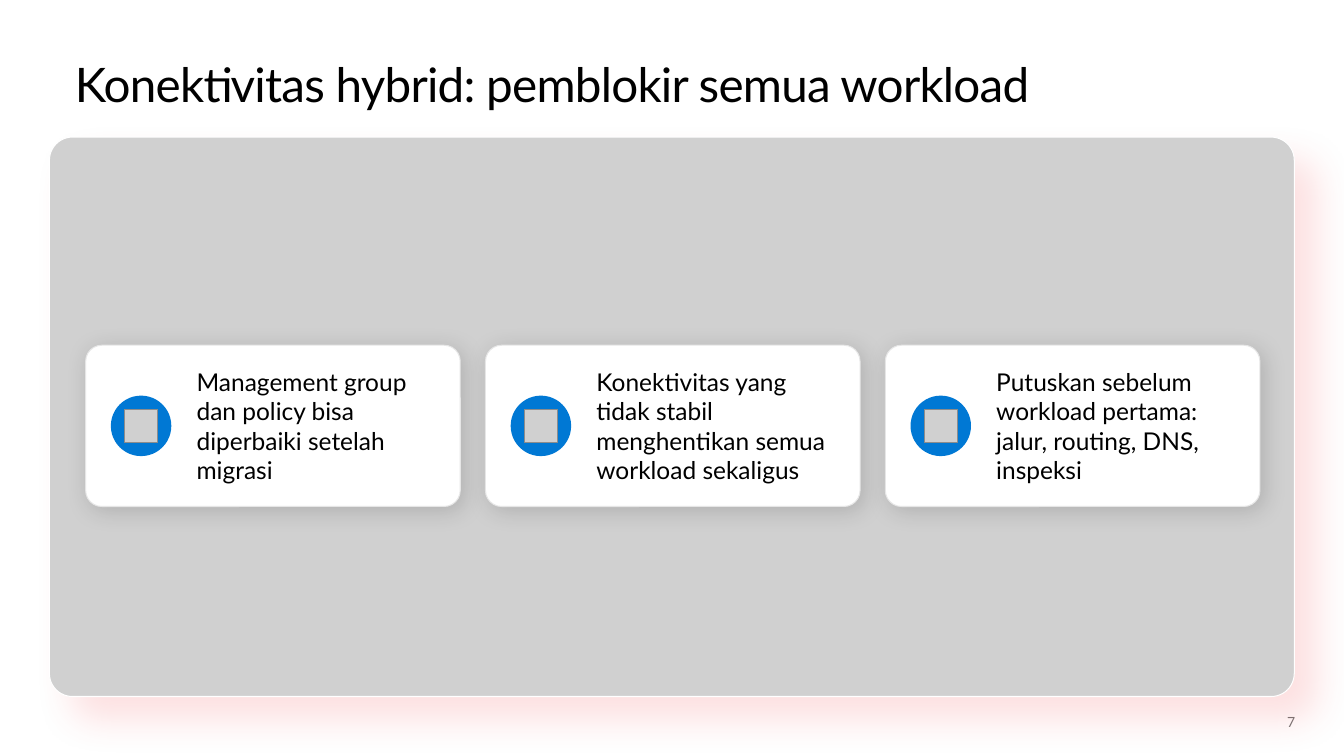
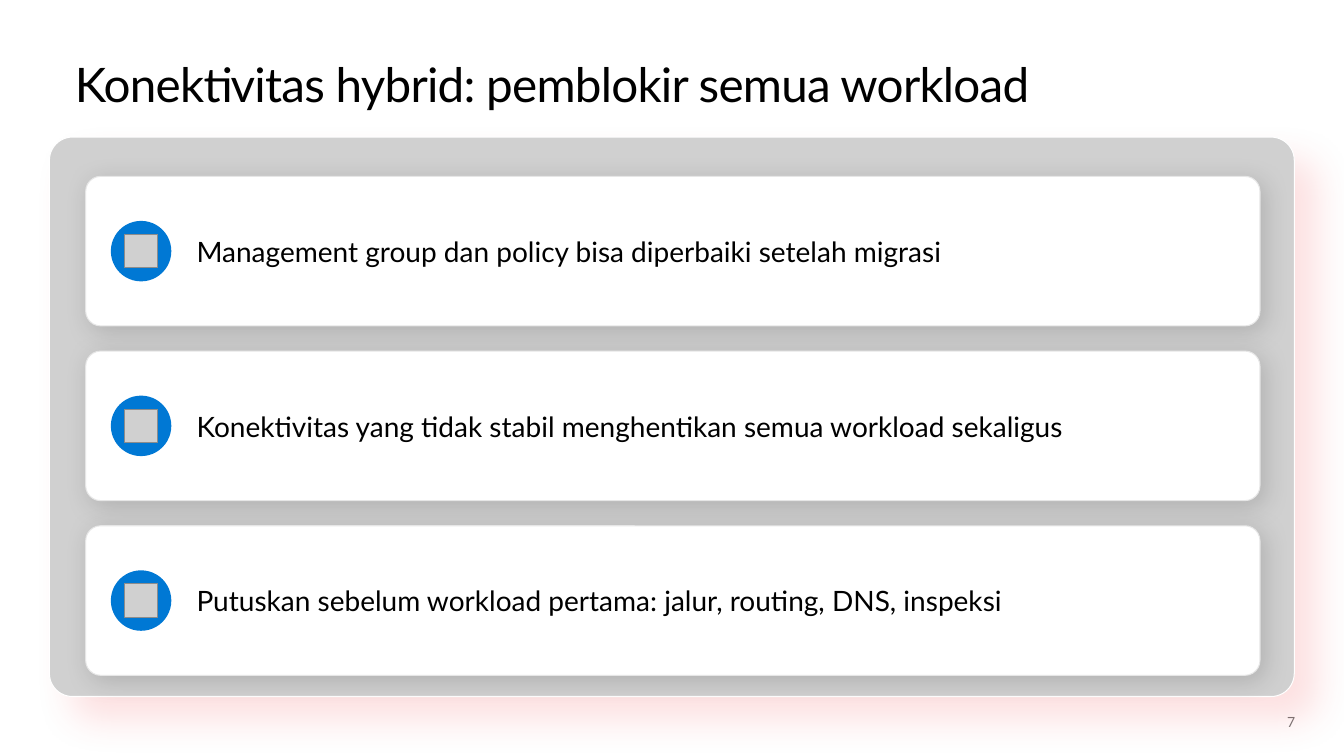
Before and after one commit to medisa-aris/azure-landing-zone-training, a slide deck: slide 7 of slides/pptx/slide_day04_hybrid-connectivity-operations.pptx. Drawn at 1344x756 pixels with LibreOffice and Linux fonts; fonts in the diff are those of the drawing; grey boxes stand for pictures; background and template pictures are left out. Boxes give left, top, right and bottom in pixels: in the first picture for what was removed or moved away, otherwise in the second. Text is boxed around its words. In the diff, an @@ line names an element or a change of style, - is before the commit and + after.

```diff
--- a/slides/pptx/slide_day04_hybrid-connectivity-operations.pptx
+++ b/slides/pptx/slide_day04_hybrid-connectivity-operations.pptx
@@ rounded rectangle added at (86,176,1260,326), fill #FFFFFF, outline #E6E6E6 0.75 pt @@
@@ text "Management group dan policy bisa ...": place and size @@
-text "Management group dan policy bisa ..." at (197,373,406,484)
+text "Management group dan policy bisa ..." at (197,241,941,267)
@@ ellipse: place and size @@
-ellipse at (910,395,971,456)
+ellipse at (111,221,171,281)
@@ picture added at (125,235,158,268) @@
@@ rounded rectangle: place and size @@
-rounded rectangle at (486,345,861,506)
+rounded rectangle at (86,351,1260,500)
@@ rounded rectangle removed at (86,345,461,506) @@
@@ rounded rectangle removed at (885,345,1260,506) @@
@@ text "Konektivitas yang tidak stabil menghentikan ...": place and size @@
-text "Konektivitas yang tidak stabil menghentikan ..." at (596,373,825,484)
+text "Konektivitas yang tidak stabil menghentikan ..." at (197,416,1063,442)
@@ picture removed at (524,409,558,443) @@
@@ rounded rectangle added at (86,526,1260,676), fill #FFFFFF, outline #E6E6E6 0.75 pt @@
@@ size 17.5 to 20 pt in 3 elements at (197,416,1063,442), (197,241,941,267), (197,590,1001,616) @@
@@ text "Putuskan sebelum workload pertama: jalur, ...": place and size @@
-text "Putuskan sebelum workload pertama: jalur, ..." at (996,373,1199,484)
+text "Putuskan sebelum workload pertama: jalur, ..." at (197,590,1001,616)
@@ ellipse: place and size @@
-ellipse at (511,395,572,456)
+ellipse at (111,571,171,631)
@@ picture: place and size @@
-picture at (925,409,958,443)
+picture at (125,584,158,617)
```
Also in this commit, not shown: 6 other slides changed, 5 other files.
